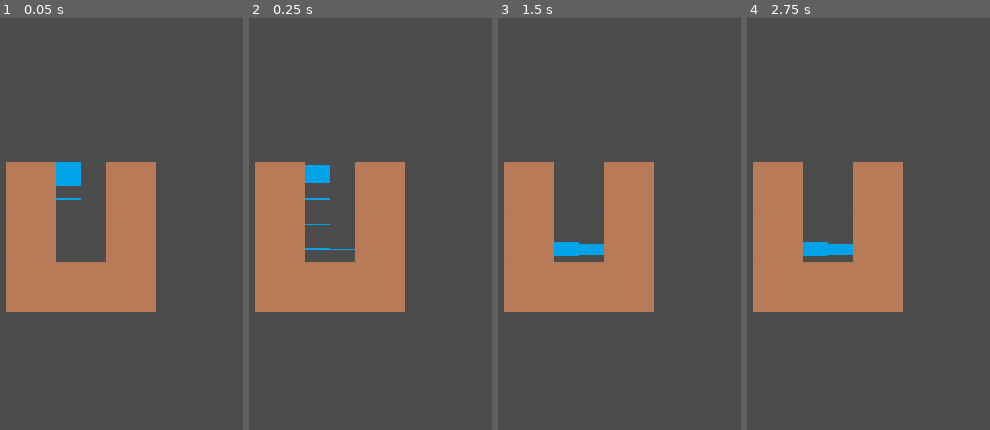
Above: before the commit, frames 1-4 (left to right).
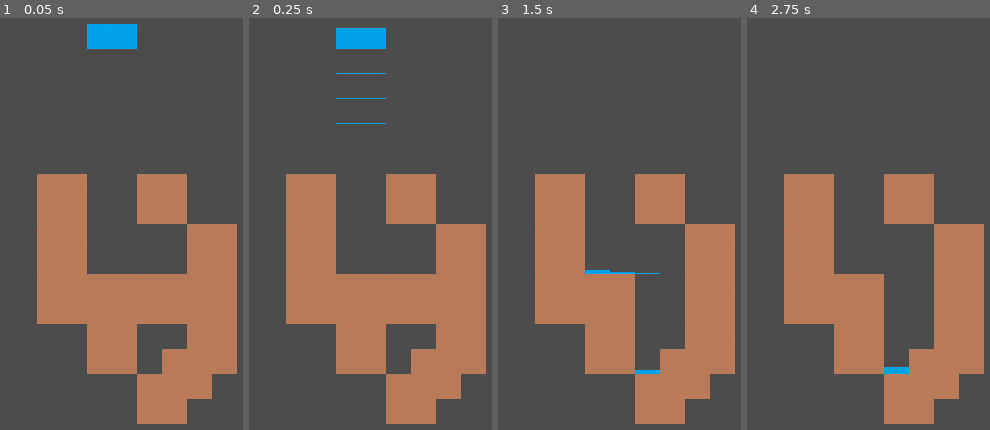
Above: after the commit, the same moments.

Repository: drabekm/Depths
Game: Godot game, scene res://Maps/WaterTest.tscn
The game is run twice, just before and just after one commit, with the same random seed, the same clock (stepped at 60 frames per second) and the same inputs.
Inputs:
- Up to frame 1 (0.05 s): no input
- Up to frame 2 (0.25 s): no input
- Up to frame 3 (1.5 s): hold E (function) 0.53-1.28 s; hold Right (ui_right) from 0.53 s (still down); tap Up (ui_up) at 0.77 s; tap E (function) at 1.35 s
- Up to frame 4 (2.75 s): tap Up (ui_up) at 1.52 s; tap Enter at 2 s; release Right (ui_right) at 2.03 s; hold Left (ui_left) from 2.03 s (still down); hold E (function) from 2.03 s (still down)

The runs differ from the first frame. In frame 1, 32% of the frame differs, in the area x 2-98%, y 1-99%; in frame 2, 32%; in frame 3, 30%; in frame 4, 30%.
Error after the commit: Attempt to call function 'queue_free' in base 'null instance' on a null instance. (res://Entities/Water/WaterHandler.gd:15)

Commit message:
Procedural water is getting less retarded

Diff:
--- a/Entities/Water/Water.gd
+++ b/Entities/Water/Water.gd
@@ -8,11 +8,16 @@
 var raycast_up
 var raycast_bottom
 
+var base_sprite_position
+
 var water = load("res://Entities/Water/Water.tscn")
 const collision_enum = preload("res://Entities/Water/WaterCollisionEnum.gd")
 
 # Called when the node enters the scene tree for the first time.
 func _ready():
+	base_sprite_position = get_node("Sprite").global_position
+
+
 	raycast_left = get_node("RayCasts/RayCastLeft")
 	raycast_left.add_exception(self)
 
@@ -26,11 +31,12 @@
 	raycast_bottom.add_exception(self)
 
 	set_physics_process(false)
+	_update_sprite_size()
 
 func init(position, water_fullness):
 	self.position = position
 	self.fullness = water_fullness
-	_update_sprite_size()
+
 
 # BOTTOM RAYCAST
 func is_bottom_collision() -> bool:
@@ -70,12 +76,15 @@
 	return raycast.get_collider()
 
 func _get_raycast_collision_type(raycast):
-	if raycast.get_collider().is_in_group("Block"):
-		return collision_enum.Collision.BLOCK
-	if raycast.get_collider().is_in_group("Water"):
-		return collision_enum.Collision.WATER
+	var collider = raycast.get_collider()
+	if collider != null:
+		if raycast.get_collider().is_in_group("Block"):
+			return collision_enum.Collision.BLOCK
+		if raycast.get_collider().is_in_group("Water"):
+			return collision_enum.Collision.WATER
 
-	return collision_enum.Collision.NONE
+#	return collision_enum.Collision.NONE
+	return null
 
 func add_water(value):
 	fullness = min(fullness + value, 1)
@@ -91,6 +100,7 @@
 
 func _update_sprite_size():
 	get_node("Sprite").scale.y = fullness
+	get_node("Sprite").global_position.y = base_sprite_position.y + (1 - fullness) * 16
 
 func _physics_process(delta):
 	var collider
--- a/Entities/Water/Water.tscn
+++ b/Entities/Water/Water.tscn
@@ -4,7 +4,7 @@
 [ext_resource path="res://Entities/Water/water.png" type="Texture" id=2]
 
 [sub_resource type="RectangleShape2D" id=1]
-extents = Vector2( 16, 16 )
+extents = Vector2( 17, 17 )
 
 [node name="Water" type="Area2D" groups=[
 "Water",
@@ -31,7 +31,7 @@
 
 [node name="RayCastBottom" type="RayCast2D" parent="RayCasts"]
 enabled = true
-cast_to = Vector2( 0, 18 )
+cast_to = Vector2( 0, 20 )
 collide_with_areas = true
 
 [node name="RayCastUp" type="RayCast2D" parent="RayCasts"]
--- a/Entities/Water/WaterHandler.gd
+++ b/Entities/Water/WaterHandler.gd
@@ -7,17 +7,27 @@
 var water_timer
 
 func _ready():
-	set_process_input(false)
+	set_process_input(true)
 	water_timer = get_node("WaterMovementTimer")
 
 func _input(event):
 	if event.is_action_pressed("function"):
-		_move_water_nodes()
+		get_parent().get_node("Block5").queue_free()
 
 func _get_water_nodes() -> Array:
 	var nodes = get_children()
 	nodes.remove(0) # Remove water movement timer
+	nodes.remove(0) # Remove water movement timer
+	nodes.sort_custom(self, "_sort_vertical")
+	nodes.sort_custom(self, "_sort_horizontal")
 	return nodes
+
+
+func _sort_vertical(a, b):
+	return a.position.y < b.position.y
+
+func _sort_horizontal(a, b):
+	return a.position.x > b.position.x
 
 func _physics_process(delta):
 	pass
@@ -32,36 +42,42 @@
 
 		if water_node.is_bottom_collision():
 			collider_type = water_node.get_bottom_collider_type()
-			collider = water_node.get_bottom_collider()
-			if collider_type == collision_enum.Collision.WATER: # another water is below the water_node
-				collider.add_water(WATER_FLOW)
-				water_node.remove_water(WATER_FLOW)
-			elif collider_type == collision_enum.Collision.BLOCK: # water_node sits on a block
-				if water_node.is_left_collision():
-					collider_type = water_node.get_left_collider_type()
-					collider = water_node.get_left_collider()
-					if collider_type == collision_enum.Collision.WATER:
-						if abs(collider.fullness - water_node.fullness) > 0.1:
-							collider.add_water(WATER_FLOW)
+			if collider_type != null:
+				collider = water_node.get_bottom_collider()
+				if collider_type == collision_enum.Collision.WATER and collider.fullness < 1: # another water is below the water_node
+					collider.add_water(WATER_FLOW)
+					water_node.remove_water(WATER_FLOW)
+				elif collider_type == collision_enum.Collision.BLOCK or collider_type == collision_enum.Collision.WATER and collider.fullness >= 1: # water_node sits on a block
+	#				continue
+					if water_node.is_left_collision():
+						collider_type = water_node.get_left_collider_type()
+						if collider_type != null:
+							collider = water_node.get_left_collider()
+							if collider_type == collision_enum.Collision.WATER:
+								if collider.fullness < water_node.fullness:
+									collider.add_water(WATER_FLOW)
+									water_node.remove_water(WATER_FLOW)
+					else:
+						if water_node.fullness > WATER_FLOW:
+							var spawn_position = water_node.position
+							spawn_position.x -= 32
 							water_node.remove_water(WATER_FLOW)
-				else:
-					var spawn_position = water_node.position
-					spawn_position.x -= 32
-					water_node.remove_water(WATER_FLOW)
-					_spawn_water(spawn_position)
+							_spawn_water(spawn_position)
 
-				if water_node.is_right_collision():
-					collider_type = water_node.get_right_collider_type()
-					collider = water_node.get_right_collider()
-					if collider_type == collision_enum.Collision.WATER:
-						if abs(collider.fullness - water_node.fullness) > 0.1:
-							collider.add_water(WATER_FLOW)
+					if water_node.is_right_collision():
+						collider_type = water_node.get_right_collider_type()
+						if collider_type != null:
+							collider = water_node.get_right_collider()
+							if collider_type == collision_enum.Collision.WATER:
+								if collider.fullness < water_node.fullness:
+									collider.add_water(WATER_FLOW)
+									water_node.remove_water(WATER_FLOW)
+					else:
+						if water_node.fullness > WATER_FLOW:
+							var spawn_position = water_node.position
+							spawn_position.x += 32
 							water_node.remove_water(WATER_FLOW)
-				else:
-					var spawn_position = water_node.position
-					spawn_position.x += 32
-					water_node.remove_water(WATER_FLOW)
-					_spawn_water(spawn_position)
+							_spawn_water(spawn_position)
 		else:
 			var spawn_position = water_node.position
 			spawn_position.y += 32
@@ -75,3 +91,7 @@
 
 func _on_WaterMovement_timeout():
 	_move_water_nodes()
+
+
+func _on_TimerTest_timeout():
+	get_node("WaterMovementTimer").start()
--- a/Entities/Water/WaterHandler.tscn
+++ b/Entities/Water/WaterHandler.tscn
@@ -7,5 +7,10 @@
 
 [node name="WaterMovementTimer" type="Timer" parent="."]
 wait_time = 0.05
+
+[node name="TimerTest" type="Timer" parent="."]
+wait_time = 0.1
+one_shot = true
 autostart = true
 [connection signal="timeout" from="WaterMovementTimer" to="." method="_on_WaterMovement_timeout"]
+[connection signal="timeout" from="TimerTest" to="." method="_on_TimerTest_timeout"]
--- a/Maps/WaterTest.tscn
+++ b/Maps/WaterTest.tscn
@@ -5,7 +5,7 @@
 [ext_resource path="res://Entities/Water/WaterHandler.tscn" type="PackedScene" id=3]
 
 [node name="WaterTest" type="Node2D"]
-position = Vector2( 344, 368 )
+position = Vector2( 384, 384 )
 
 [node name="Block" parent="." instance=ExtResource( 1 )]
 
@@ -22,12 +22,30 @@
 position = Vector2( 128, 0 )
 
 [node name="Block6" parent="." instance=ExtResource( 1 )]
-position = Vector2( 128, -64 )
+position = Vector2( 192, 0 )
+
+[node name="Block8" parent="." instance=ExtResource( 1 )]
+position = Vector2( 192, -64 )
 
 [node name="Block7" parent="." instance=ExtResource( 1 )]
 position = Vector2( 128, -128 )
 
+[node name="Block9" parent="." instance=ExtResource( 1 )]
+position = Vector2( 64, 64 )
+
+[node name="Block10" parent="." instance=ExtResource( 1 )]
+position = Vector2( 192, 64 )
+
+[node name="Block11" parent="." instance=ExtResource( 1 )]
+position = Vector2( 128, 128 )
+
+[node name="Block12" parent="." instance=ExtResource( 1 )]
+position = Vector2( 160, 96 )
+
 [node name="WaterHandler" parent="." instance=ExtResource( 3 )]
 
 [node name="Water" parent="WaterHandler" instance=ExtResource( 2 )]
-position = Vector2( 80, -112 )
+position = Vector2( 80, -304 )
+
+[node name="Water2" parent="WaterHandler" instance=ExtResource( 2 )]
+position = Vector2( 112, -304 )
Not shown, changed: README.md
